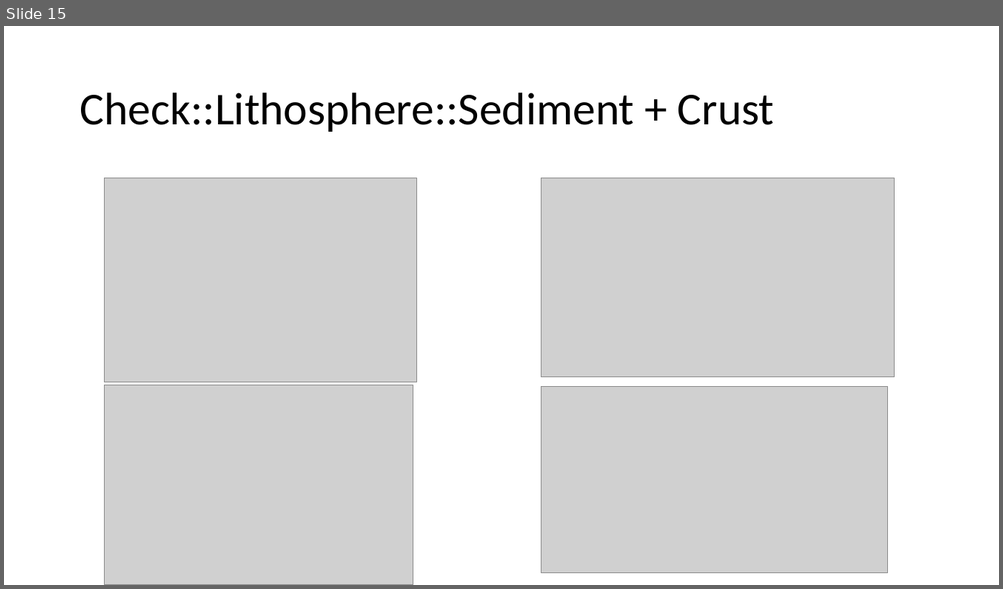
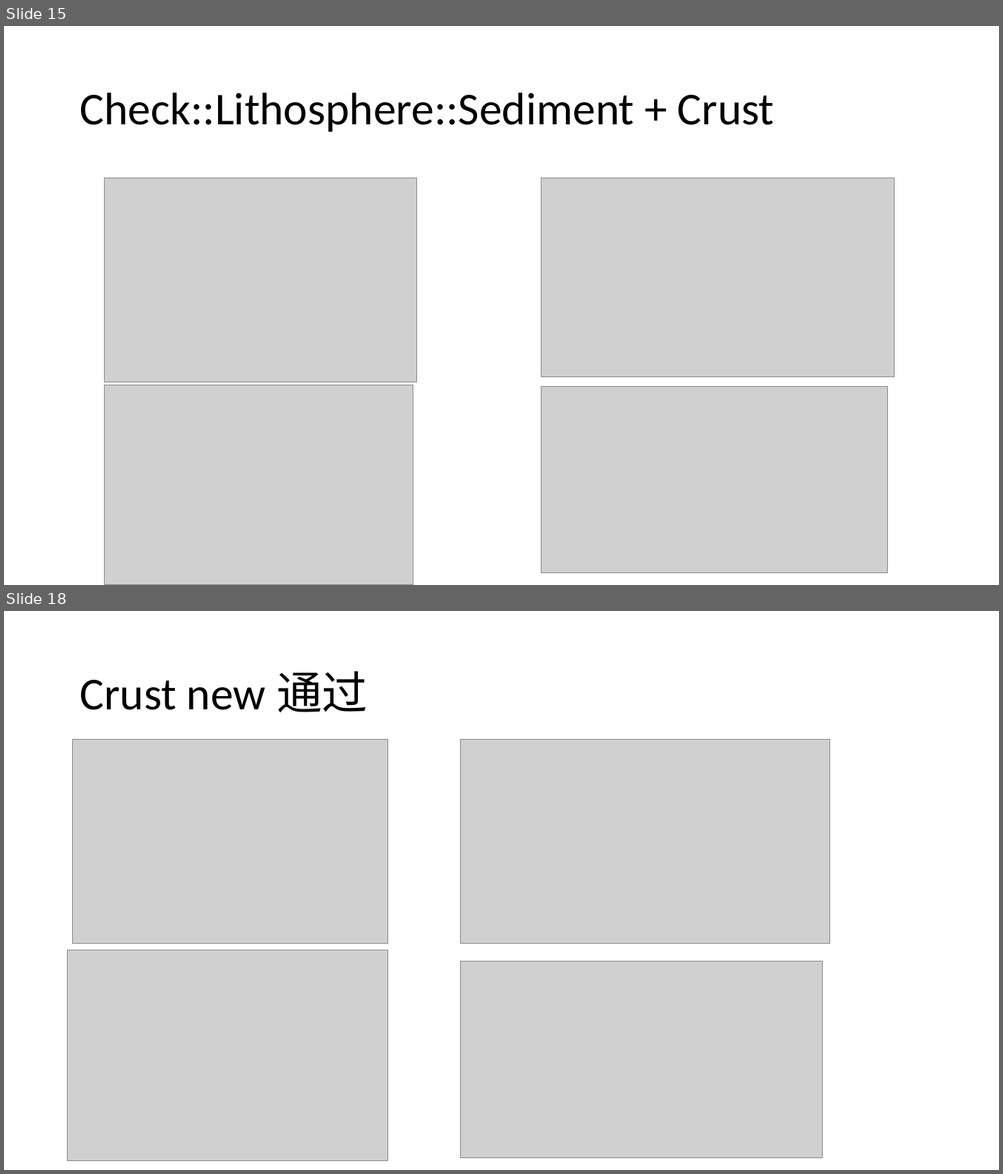
Before and after one commit to KyoChigo/Geo-nu_Simulation, a slide deck: Slides.pptx. Shown one above the other, each under a label of ours: slide 15 before the commit, slides 15 and 18 after it; the slides between them are not shown. The pictures are 1003x589 and 1003x1174 pixels, drawn with LibreOffice and Linux fonts; fonts in the diff are those of the drawing; grey boxes stand for pictures. Boxes give left, top, right and bottom in pixels: in the first picture for what was removed or moved away, otherwise in the second. Text is boxed around its words. In the diff, an @@ line names an element or a change of style, - is before the commit and + after.

```diff
--- a/Slides.pptx
+++ b/Slides.pptx
@@ slide 18 added at bbox=[4, 611, 999, 1170], background #FFFFFF @@
@@ title added at bbox=[79, 671, 367, 712], 44 pt, text #000000 @@
+Crust new 通过
@@ picture added at bbox=[73, 739, 388, 944] @@
@@ picture added at bbox=[461, 739, 830, 944] @@
@@ picture added at bbox=[68, 950, 388, 1161] @@
@@ picture added at bbox=[461, 961, 823, 1158] @@
```
Also in this commit, not shown: 3 other slides added, 6 other files.
